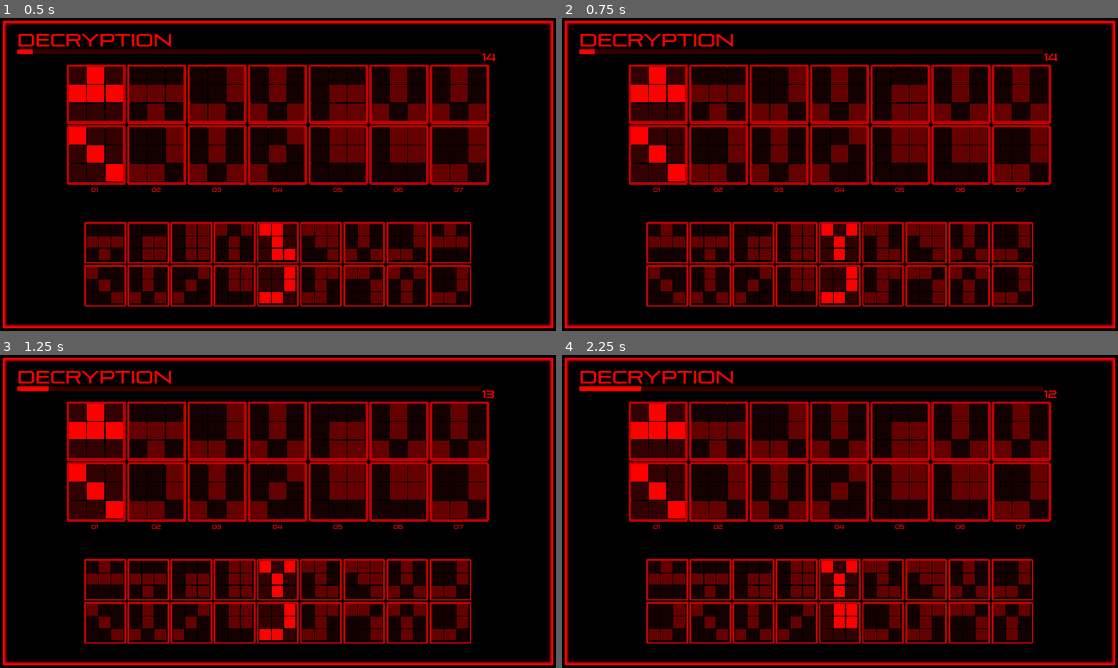
Above: before the commit, frames 1-4 (two rows, left to right).
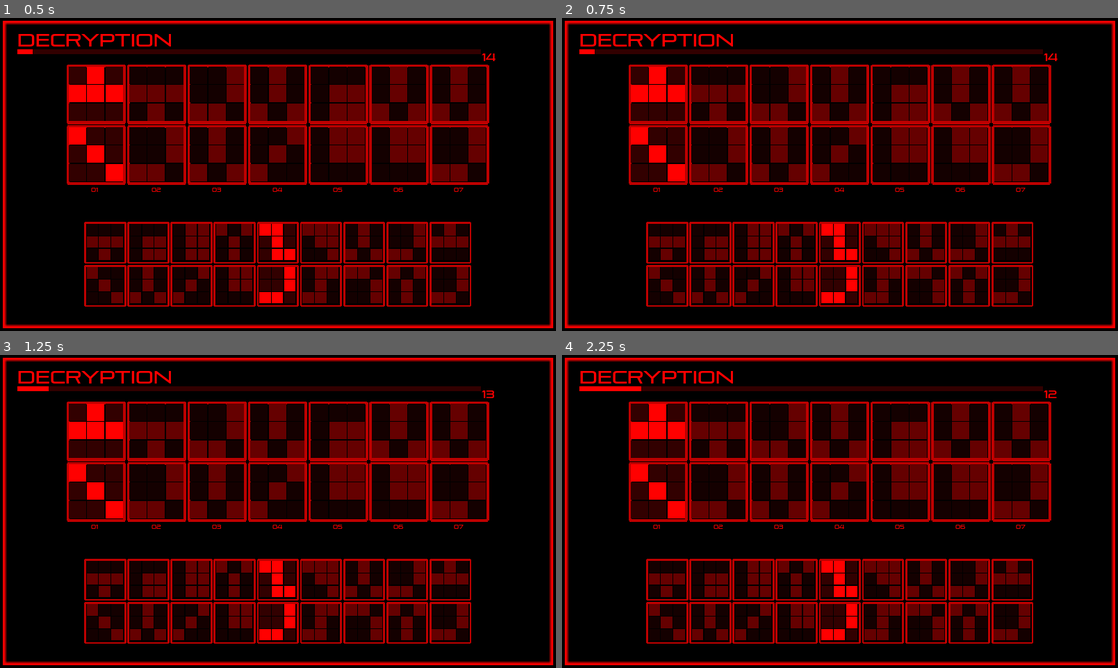
Above: after the commit, the same moments.

Repository: abarichello/gamine
Game: Godot game, scene res://scenes/Main.tscn
Two runs of this game, one before a commit and one after it. Both use one fixed random seed, a clock stepped at 60 frames per second and the inputs below.
Inputs:
- Up to frame 1 (0.5 s): no input
- Up to frame 2 (0.75 s): tap Enter (ui_accept) at 0.5 s; hold Right (ui_right) from 0.53 s (still down)
- Up to frame 3 (1.25 s): keep holding Right (ui_right); tap Enter (ui_accept) at 0.77 s
- Up to frame 4 (2.25 s): tap Enter (ui_accept) at 1.25, 1.52, 2 s; release Right (ui_right) at 1.28 s; hold Down (ui_down) 1.28-2.03 s; hold Right (ui_right) from 2.03 s (still down)

Frame 1 is identical in both runs. In frame 2, 2.4% of the frame differs, in the area x 17-85%, y 65-78%; in frame 3, 2.4%; in frame 4, 5.5%, in the area x 15-85%, y 65-92%.

Commit message:
Implement round clock sending
Sending round clock (total time spent in a round) at the end of the game

Diff:
--- a/game/scenes/Data.tscn
+++ b/game/scenes/Data.tscn
@@ -22,9 +22,9 @@
 one_shot = false
 autostart = true
 
-[connection signal="dead" from="." to="." method="_on_Data_dead"]
+[connection signal="dead" from="." to="." method="_on_Data_dead" flags=6]
 
-[connection signal="finished" from="." to="." method="_on_Data_finished"]
+[connection signal="finished" from="." to="." method="_on_Data_finished" flags=6]
 
 [connection signal="timeout" from="LevelTimer" to="." method="_on_LevelTimer_timeout"]
 
--- a/game/scenes/Network.tscn
+++ b/game/scenes/Network.tscn
@@ -2,7 +2,7 @@
 
 [ext_resource path="res://scripts/Network.gd" type="Script" id=1]
 
-[node name="Network" type="HTTPRequest" index="0"]
+[node name="Network" type="HTTPRequest"]
 
 download_file = ""
 use_threads = false
@@ -10,5 +10,3 @@
 max_redirects = 8
 script = ExtResource( 1 )
 _sections_unfolded = [ "Pause" ]
-
-[connection signal="request_completed" from="." to="." method="_on_Network_request_completed"]
--- a/game/scripts/Data.gd
+++ b/game/scripts/Data.gd
@@ -101,8 +101,11 @@
     self.round_clock += $RoundTimer.wait_time
 
 func _on_Data_dead():
+    # TODO complete
     self.dead = true
 
 func _on_Data_finished():
+    self.level = global.COLUMNS_ROW
     self.finished = true
+    self.send_level_clock()
     self.send_round_clock()
--- a/game/scripts/Game.gd
+++ b/game/scripts/Game.gd
@@ -14,7 +14,7 @@
     $"1/Progress/TimeLeftText".text = str(int($Timeleft.time_left))
 
 func _input(event):
-    if not $Data.dead or not $Data.finished:
+    if not $Data.dead and not $Data.finished:
         var Upper = get_node(global.UPPER_SELECT)
         var Lower = get_node(global.LOWER_SELECT)
 
@@ -61,15 +61,14 @@
         $Data.emit_signal("dead")
 
 func level_up():
-    if ($Data.level + 1 > global.COLUMNS_ROW):
-        $Data.level = global.COLUMNS_ROW
-        $Data.send_level_timer()
+    $Data.level += 1
+    var level = $Data.level
+    highlight_row_on_level_up(level)
+    $Timeleft.start()
+    print("Level " + str(level))
+
+    if (level >= global.COLUMNS_ROW):
         $Data.emit_signal("finished")
-    else:
-        $Data.level += 1
-        highlight_row_on_level_up($Data.level)
-        $Timeleft.start()
-        print("Level " + str($Data.level))
 
 func setup_select_rows():
     $"3/Answers/UpperSelect".get_child(4).highlight()
